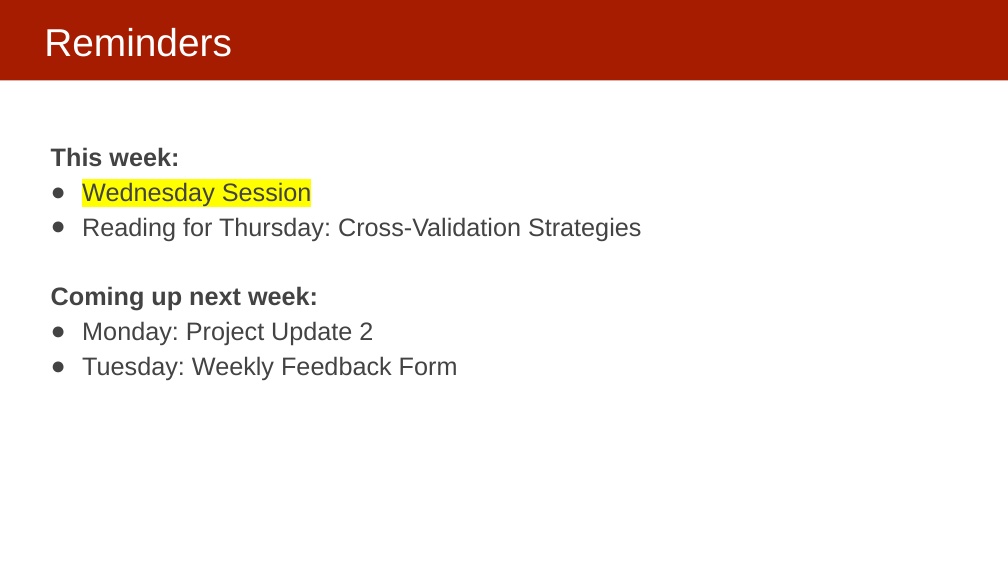
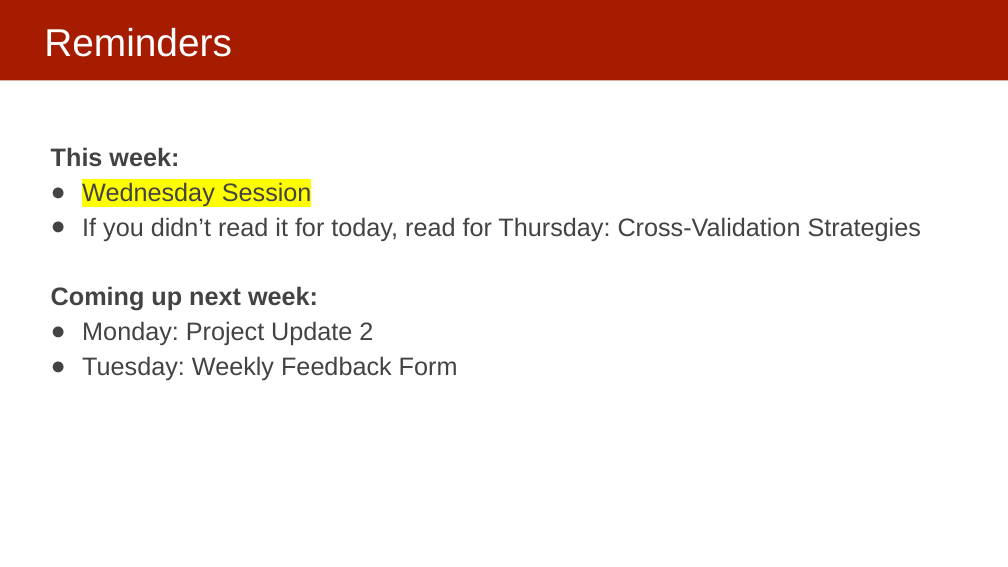
Before and after one commit to dssg/MLinPractice, a slide deck: slide 2 of Lectures/Lecture5-ModelSelection.pptx. Drawn at 1008x567 pixels with LibreOffice and Linux fonts; fonts in the diff are those of the drawing. Boxes give left, top, right and bottom in pixels: in the first picture for what was removed or moved away, otherwise in the second. Text is boxed around its words. In the diff, an @@ line names an element or a change of style, - is before the commit and + after.

```diff
--- a/Lectures/Lecture5-ModelSelection.pptx
+++ b/Lectures/Lecture5-ModelSelection.pptx
@@ text at (82,217,921,242): text changed @@
-● Reading for Thursday: Cross-Validation Strategies
+● If you didn’t read it for today, read for Thursday: Cross-Validation Strategies
```
Also in this commit, not shown: 1 other slide changed.
